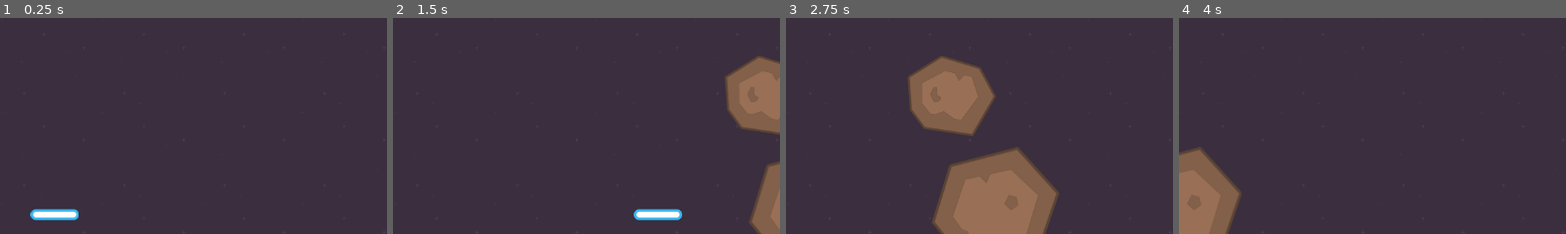
Above: before the commit, frames 1-4 (left to right).
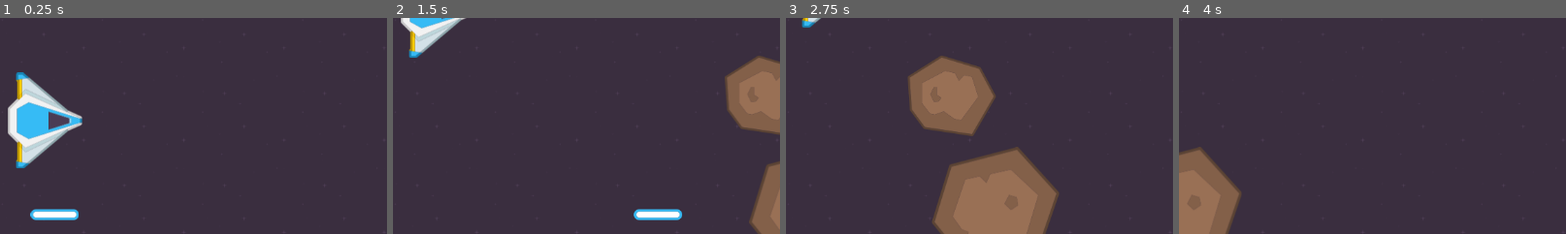
Above: after the commit, the same moments.

Repository: EstebanG17-ia/ProyectoGodot
Game: Godot game, scene res://Main.tscn
Same seed, same stepped clock (60 frames per second), same inputs: the game is played once before the commit and once after it. This scene is started directly instead of the project's main scene.
Inputs:
- Up to frame 1 (0.25 s): no input
- Up to frame 2 (1.5 s): hold Up (Up, bound only after the commit) 0.53-1.28 s; hold Down (Down, bound only after the commit) from 1.28 s (still down)
- Up to frame 3 (2.75 s): release Down (Down, bound only after the commit) at 2.03 s; hold Up (Up, bound only after the commit) from 2.03 s (still down)
- Up to frame 4 (4 s): release Up (Up, bound only after the commit) at 3.53 s; hold Down (Down, bound only after the commit) from 3.53 s (still down)
The pictures show only the part of the screen within x 2-52%, y 0-50%; the shares and areas given below are measured in that part.

The runs differ from the first frame. In frame 1, 4.4% of the frame differs, in the area x 2-22%, y 25-70%; in frame 2, 1.6%; in frame 3, 0.2%; in frame 4, nothing differs.

Commit message:
Primer commit proyecto Godot

Diff:
--- a/Main.tscn
+++ b/Main.tscn
@@ -5,6 +5,7 @@
 [ext_resource type="PackedScene" uid="uid://bf5062ti0f8jl" path="res://mediuma_asteroide.tscn" id="3_cm0pq"]
 [ext_resource type="PackedScene" uid="uid://wx6jm5ta84ej" path="res://smalal_asteroide.tscn" id="4_cm0pq"]
 [ext_resource type="PackedScene" uid="uid://b5gn2e0yos4y4" path="res://Laser.tscn" id="5_fos0i"]
+[ext_resource type="PackedScene" uid="uid://7rjxjkx6rr3m" path="res://player.tscn" id="6_3dxm6"]
 
 [node name="Node2D" type="Node2D" unique_id=613075161]
 
@@ -24,3 +25,5 @@
 
 [node name="Area2D3" parent="." unique_id=997558252 instance=ExtResource("5_fos0i")]
 position = Vector2(41, 293)
+
+[node name="Player" parent="." unique_id=1174121348 instance=ExtResource("6_3dxm6")]
--- /dev/null
+++ b/player.gd
@@ -0,0 +1,13 @@
+extends CharacterBody2D
+
+@export var speed := 300
+
+func _process(delta):
+	var direction := 0
+
+	if Input.is_action_pressed("Up"):
+		direction -= 1
+	if Input.is_action_pressed("Down"):
+		direction += 1
+
+	position.y += direction * speed * delta
--- /dev/null
+++ b/player.tscn
@@ -0,0 +1,16 @@
+[gd_scene format=3 uid="uid://7rjxjkx6rr3m"]
+
+[ext_resource type="Script" uid="uid://dxcv7h6n8vys8" path="res://player.gd" id="1_onrkg"]
+[ext_resource type="Texture2D" uid="uid://u1dwh7mn2yxx" path="res://assets/sprites/ship.png" id="2_i3pqv"]
+
+[node name="Player" type="CharacterBody2D" unique_id=1174121348]
+script = ExtResource("1_onrkg")
+
+[node name="Sprite2D" type="Sprite2D" parent="." unique_id=1617522122]
+position = Vector2(90, 153)
+rotation = 1.5707964
+texture = ExtResource("2_i3pqv")
+
+[node name="CollisionPolygon2D" type="CollisionPolygon2D" parent="." unique_id=1198467454]
+position = Vector2(1, 0)
+polygon = PackedVector2Array(47, 75, 48, 232, 148, 153)
--- a/project.godot
+++ b/project.godot
@@ -15,6 +15,19 @@
 config/features=PackedStringArray("4.6", "Mobile")
 config/icon="res://icon.svg"
 
+[input]
+
+Up={
+"deadzone": 0.2,
+"events": [Object(InputEventKey,"resource_local_to_scene":false,"resource_name":"","device":0,"window_id":0,"alt_pressed":false,"shift_pressed":false,"ctrl_pressed":false,"meta_pressed":false,"pressed":false,"keycode":0,"physical_keycode":4194320,"key_label":0,"unicode":0,"location":0,"echo":false,"script":null)
+]
+}
+Down={
+"deadzone": 0.2,
+"events": [Object(InputEventKey,"resource_local_to_scene":false,"resource_name":"","device":0,"window_id":0,"alt_pressed":false,"shift_pressed":false,"ctrl_pressed":false,"meta_pressed":false,"pressed":false,"keycode":0,"physical_keycode":4194322,"key_label":0,"unicode":0,"location":0,"echo":false,"script":null)
+]
+}
+
 [physics]
 
 3d/physics_engine="Jolt Physics"
Not shown, added: mintty.2026-02-08_21-05-02.png.import
Not shown, added: player.gd.uid
